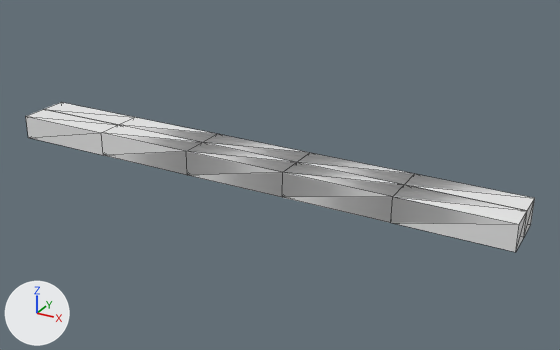
Renders of the OBJ model Pac-ManMazeMandness3D/models/LaberintoEgipto/LE28.obj from each side of a commit.
Before and after are seen from a 50 mm camera at (29.0, -83.9, 24.5) aimed at (2.3, -35.3, 0.2). Arrows for +X, +Y and +Z are at lower left; the lights stay in place. Mesh edges are drawn as thin lines. Where no turn or scale is listed for an object, it has been applied to the vertices.
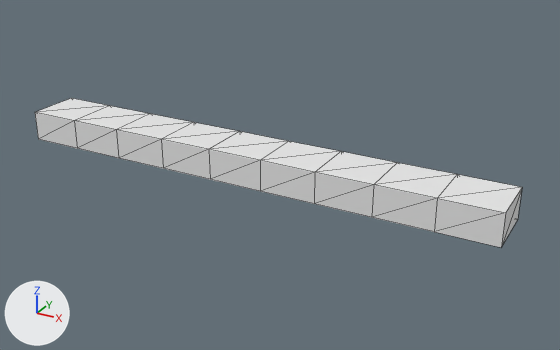
What differs and where, as boxes (x1, y1, x2, y2) in the pictures (560 x 350 px):
'Box075', reshaped: before (26, 102, 535, 252); after (35, 98, 522, 247)
part 1 of me_box075, rebuilt (17% wider, 25% taller): before (119, 117, 535, 236); after (35, 98, 522, 247)
part 2 of me_box075, deleted: before (101, 125, 527, 252)
part 3 of me_box075, deleted: before (45, 102, 134, 125)
part 4 of me_box075, deleted: before (26, 109, 117, 155)

Edits to the bpy script that builds the scene:
```text
Change me_box075:
    used by ob_box075; location = (0.0, 0.0, 0.0)
    remove me_box075.from_pydata(...)  # 56 vertices, 120 faces; spans x -21.3..21.2, y -38.4..-34.0, z 0.0..2.0
    remove me_box075.materials.append(mat_material__2200)  # white #e7e7e7
    add me_box075.from_pydata(...)  # 40 vertices, 58 faces; spans x -20.2..20.2, y -38.2..-33.8, z 0.0..2.5
    me_box075 part 1: the loose piece of 20 vertices spanning x -12.8..21.2, y -36.2..-34.0, z 0.0..2.0 is rebuilt with 40 vertices and now spans x -20.2..20.2, y -38.2..-33.8, z 0.0..2.5, in mat_material__2201 (white #e7e7e7)
    me_box075 part 2: the loose piece of 20 vertices spanning x -12.8..21.2, y -38.4..-36.2, z 0.0..2.0 is deleted
    me_box075 part 3: the loose piece of 8 vertices spanning x -21.3..-12.8, y -36.2..-34.0, z 0.0..2.0 is deleted
    me_box075 part 4: the loose piece of 8 vertices spanning x -21.3..-12.8, y -38.4..-36.2, z 0.0..2.0 is deleted
```
